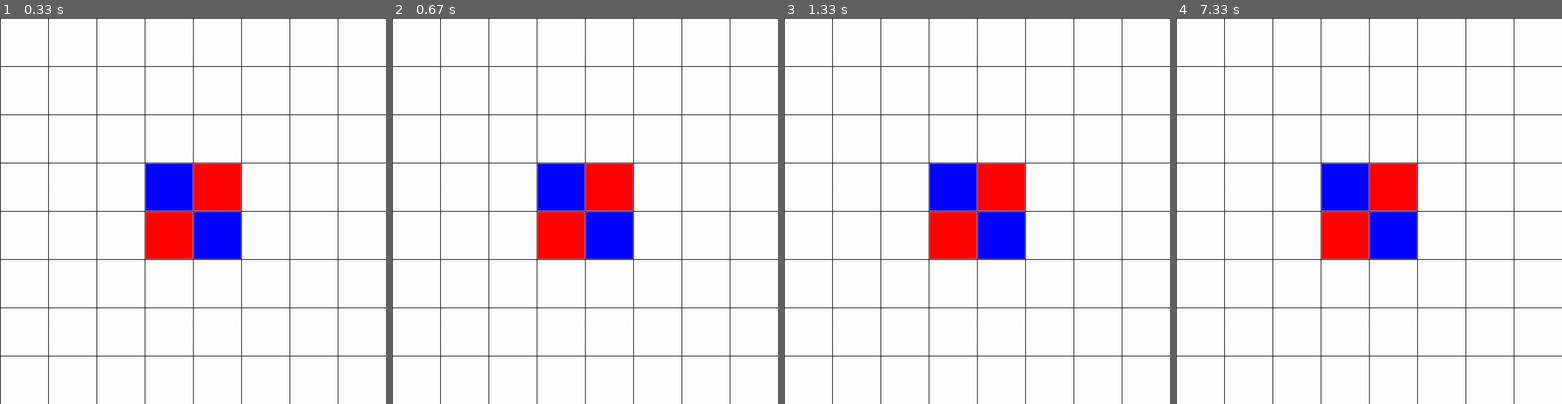
Above: before the commit, frames 1-4 (left to right).
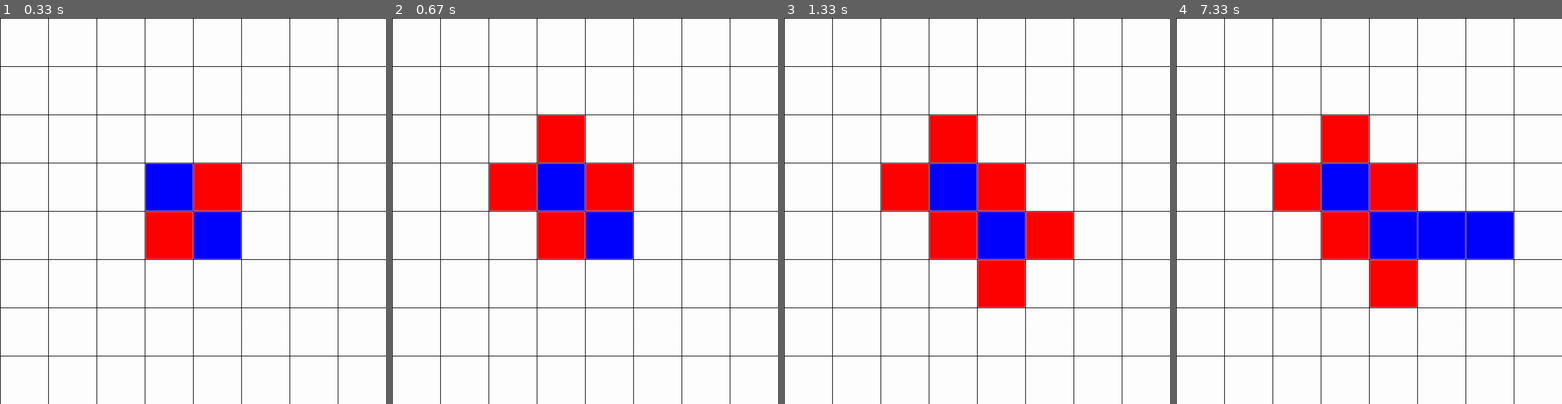
Above: after the commit, the same moments.

Repository: LoganTylerPatterson/OthelloPygame
Game: pygame game, started from othello.py
Two runs of this game, one before a commit and one after it. Both use one fixed random seed, a clock stepped at 60 frames per second and the inputs below.
Inputs (mouse positions are in pixels of both pictures, inside the frame that each line leads up to):
- Up to frame 1 (0.33 s): no input
- Up to frame 2 (0.67 s): click (585, 211) at 0.38 s
- Up to frame 3 (1.33 s): click (1015, 295) at 0.72 s
- Up to frame 4 (7.33 s): click (1473, 253) at 7.05 s

Frame 1 is identical in both runs. In frame 2, 3.0% of the frame differs, in the area x 25-50%, y 25-50%; in frame 3, 6.0%; in frame 4, 7.5%, in the area x 25-88%, y 25-75%.

Commit message:
NEEDS Refactor

Diff:
--- a/othello.py
+++ b/othello.py
@@ -1,5 +1,7 @@
 import sys
 import pygame
+from pygame.locals import *
+import random
 
 
 class Othello:
@@ -16,7 +18,8 @@
 
         self.width = 8
         self.height = 8
-        self.board = [[None] * 8, [None] * 8, [None] * 8, [None] * 8,[None] * 8, [None] * 8, [None] * 8, [None] * 8]
+        self.board = [[" "] * 8, [" "] * 8, [" "] * 8, [" "]
+                      * 8, [" "] * 8, [" "] * 8, [" "] * 8, [" "] * 8]
         self.player_score = 0
         self.computer_score = 0
 
@@ -27,26 +30,188 @@
 
     def run_game(self):
         self.draw_initial_board()
+        self.turn = "player"
 
         """Start the main loop for the game."""
-
         while True:
-            #Watch for mouse events
-            for event in pygame.event.get():
-                if event.type == pygame.QUIT:
-                    sys.exit()
+            # Watch for mouse events
+            if self.turn == "player":
+               if self.check_for_events():
+                   self.get_player_move()
+                   self.check_win()
+                   self.turn = "computer"
+            elif self.turn == "computer":
+                self.get_computer_move()
+                self.check_win()
+                self.turn = "player"
 
             pygame.display.flip()
+
+    def get_player_score(self, board, tile):
+        score = 0
+        for row in range(self.height):
+            for col in range(self.width):
+                if board[row][col] == tile:
+                    score = score + 1
+        return score
+
+    def get_computer_move(self):
+        valid_moves = self.get_valid_moves(self.board, "computer")
+        random.shuffle(valid_moves)
+
+        #Going for the corner is the best option
+        for x, y in valid_moves:
+            if self.is_on_corner(x, y):
+                return [x, y]
+
+        #Get the highest scoring move
+        best_score = -1
+        bestx = 0
+        besty = 0
+        for x, y in valid_moves:
+            board_copy = self.get_board_copy(self.board)
+            self.make_move(board_copy, "computer", x, y)
+            score = self.get_player_score(board_copy, "computer")
+            print(">>get_computer_move: Score is ")
+            print(score)
+            if score > best_score:
+                best_score = score
+                bestx = x
+                besty = y
+
+        #Get all the tiles to flip from this move
+        tiles_to_flip = self.is_valid_move(self.board, "computer", y + 1 ,x + 1)
+        for tile in tiles_to_flip:
+            x_to_change = x
+            y_to_change = y
+            self.board[x][y] = "computer"
+            self.draw_square(y + 1, x + 1, self.c_red)
+        #Update the current tile
+        self.board[bestx][besty] = "computer"
+        self.draw_square(besty + 1, bestx + 1, self.c_red)
+
+    def get_board_copy(self, board):
+        board_copy = [[" "] * 8,[" "] * 8,[" "] * 8,[" "] * 8,[" "] * 8,[" "] * 8,[" "] * 8,[" "] * 8]
+
+        for x in range(self.width):
+            for y in range(self.height):
+                board_copy[x][y] = self.board[x][y]
+        return board_copy
+
+    def make_move(self, board, tile, x, y):
+        tiles_to_change = self.is_valid_move(board, tile, x + 1, y + 1)
+
+        if tiles_to_change == False:
+            return False
+
+        board[x][y] = tile
+        for x, y in tiles_to_change:
+            board[x][y] = tile
+        return True
+
+    def is_on_corner(self, x, y):
+        return (x == 0 or x == self.width - 1 and y == 0 or y == self.height - 1)
+
+    def check_win(self):
+        player_can_move = self.get_valid_moves(self.board, "player")
+        computer_can_move = self.get_valid_moves(self.board, "computer")
+        if player_can_move == [] or computer_can_move == []:
+            return True
+
+    def check_for_events(self):
+        for event in pygame.event.get():
+            if event.type == pygame.QUIT:
+                sys.exit()
+            elif event.type == MOUSEBUTTONDOWN:
+                return True
+
+    def get_player_move(self):
+        x, y = pygame.mouse.get_pos()
+        row, column = self.player_click(x, y)
+        valid_moves = self.is_valid_move(self.board, "player", row, column)
+        if valid_moves != False:
+            for tile in valid_moves:
+                x, y = tile
+                self.draw_square(x + 1, y + 1, self.c_blue)
+                self.board[x][y] = 'player'
+
+            self.draw_square(row, column, self.c_blue)
+            self.board[row-1][column-1] = "player"
+
+    def get_random_starter(self):
+        turn = random.randint(0, 1)
+        if turn == 1:
+            return "player"
+        elif turn == 0:
+            return "computer"
+
+    def get_valid_moves(self, board, tile):
+        valid_moves = []
+        for row in range(self.width):
+            for col in range(self.height):
+                if self.is_valid_move(board, tile, row + 1, col + 1):
+                    valid_moves.append([row, col])
+        return valid_moves
+
+    def is_on_board(self, row, col):
+        #Works as expected
+        return row > 0 and row <= self.width and col > 0 and col <= self.height
+
+    def is_valid_move(self, board, tile, row_start, col_start):
+        #This is working
+        if board[row_start-1][col_start-1] != " " or not self.is_on_board(row_start, col_start):
+            return False
+
+        if tile == "player":
+            other_tile = "computer"
+        else:
+            other_tile = "player"
+
+        tiles_to_flip = []
+        for x_dir, y_dir in [[0, 1], [1,1], [1, 0], [1, -1], [0, -1], [-1, -1], [-1, 0], [-1, 1]]:
+            col, row = row_start, col_start
+            col += x_dir
+            row += y_dir
+            while self.is_on_board(col, row) and board[col - 1][row - 1] == other_tile:
+                col += x_dir
+                row += y_dir
+                if self.is_on_board(col, row) and board[col - 1][row - 1] == tile:
+                    while True:
+                        col -= x_dir
+                        row -= y_dir
+                        if col == row_start and row == col_start:
+                            break
+                        tiles_to_flip.append([col-1,row-1])
+
+        if len(tiles_to_flip) == 0:
+            return False
+        return tiles_to_flip
+
+    def player_click(self, x, y):
+        unit = 1200 / 8
+        column = 1
+        row = 1
+        for i in range(self.width + 1):
+            if x < unit * i:
+                column = i
+                break
+        for i in range(self.height + 1):
+            if y < unit * i:
+                row = i
+                break
+        return [row, column]
 
     def draw_initial_board(self):
         self.screen.fill(self.c_white)
         line_width = 150
-        #Draw game grid
+        # Draw game grid
         for i in range(self.width):
-            pygame.draw.line(self.screen, self.c_black, (i * 150, 0), (i * 150, 1200), 2)
-            pygame.draw.line(self.screen, self.c_black, (0, i * 150), (1200, i * 150), 2)
-
-        #Draw initial squares
+            pygame.draw.line(self.screen, self.c_black,
+                             (i * 150, 0), (i * 150, 1200), 2)
+            pygame.draw.line(self.screen, self.c_black,
+                             (0, i * 150), (1200, i * 150), 2)
+
+        # Draw initial squares
         self.draw_square(4, 4, self.c_blue)
         self.draw_square(5, 4, self.c_red)
         self.draw_square(4, 5, self.c_red)
@@ -60,13 +225,13 @@
         pygame.draw.rect(self.screen, color, (x, y, 146, 146))
 
     def update_board(self):
-        for row in range(self.height):
-            for col in range(self.width):
-                square = self.board[row][col]
+        for col in range(self.height):
+            for row in range(self.width):
+                square = self.board[col][row]
                 if square == "player":
-                    self.draw_square(row, col, self.c_blue)
+                    self.draw_square(col, row, self.c_blue)
                 elif square == "computer":
-                    self.draw_square(row, col, self.c_red)
+                    self.draw_square(col, row, self.c_red)
 
     def get_score(self):
         for row in range(self.height):
@@ -77,6 +242,7 @@
                 elif square == "computer":
                     self.computer_score += 1
 
+
 if __name__ == '__main__':
     othello = Othello()
     othello.run_game()
